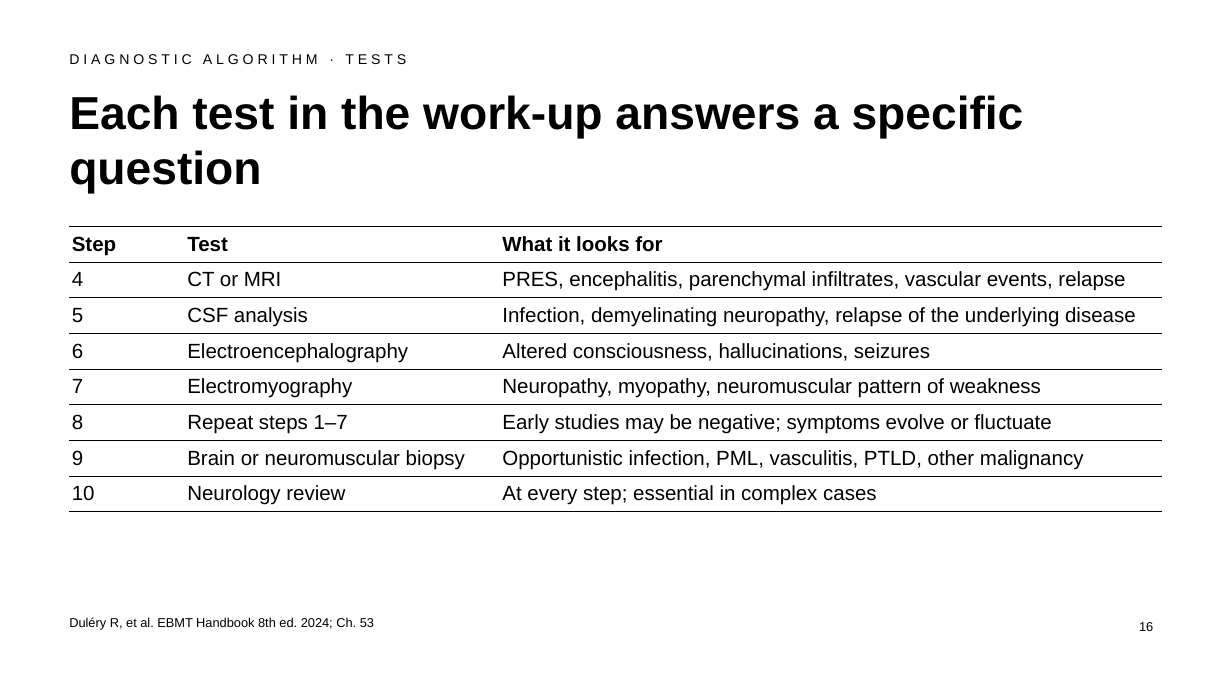
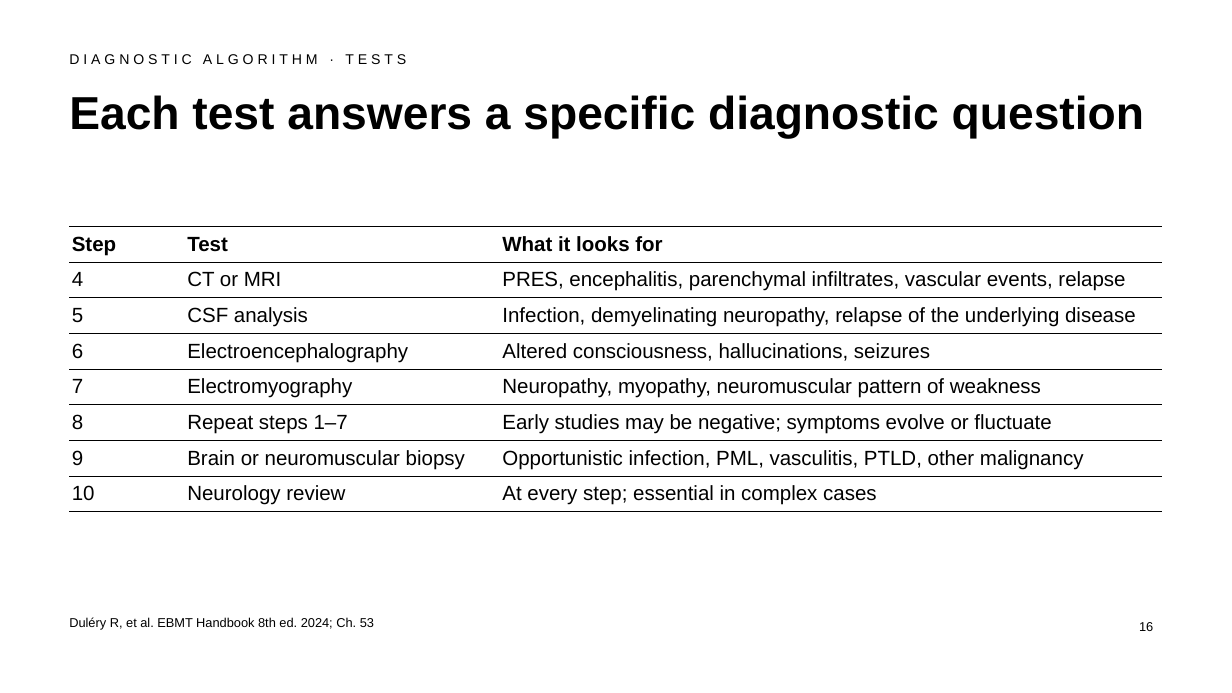
Before and after one commit to htlin222/ebmt-handbook-skill, a slide deck: slide 16 of slides/decks/s16-neurological.pptx. Drawn at 1232x693 pixels with LibreOffice and Linux fonts; fonts in the diff are those of the drawing. Boxes give left, top, right and bottom in pixels: in the first picture for what was removed or moved away, otherwise in the second. Text is boxed around its words. In the diff, an @@ line names an element or a change of style, - is before the commit and + after.

```diff
--- a/slides/decks/s16-neurological.pptx
+++ b/slides/decks/s16-neurological.pptx
@@ title at [69, 95, 1144, 139]: text changed @@
-Each test in the work-up answers a specific question
+Each test answers a specific diagnostic question
```
Also in this commit, not shown: 8 other slides changed, 1 slide removed, 1 other file.
